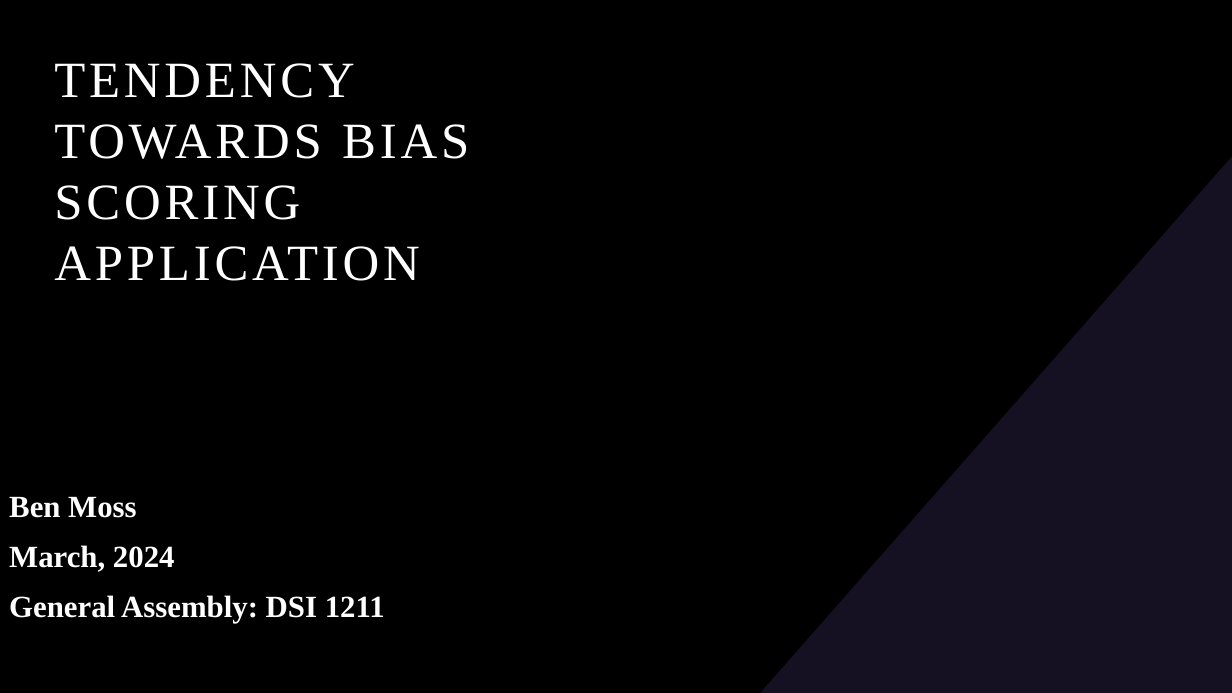
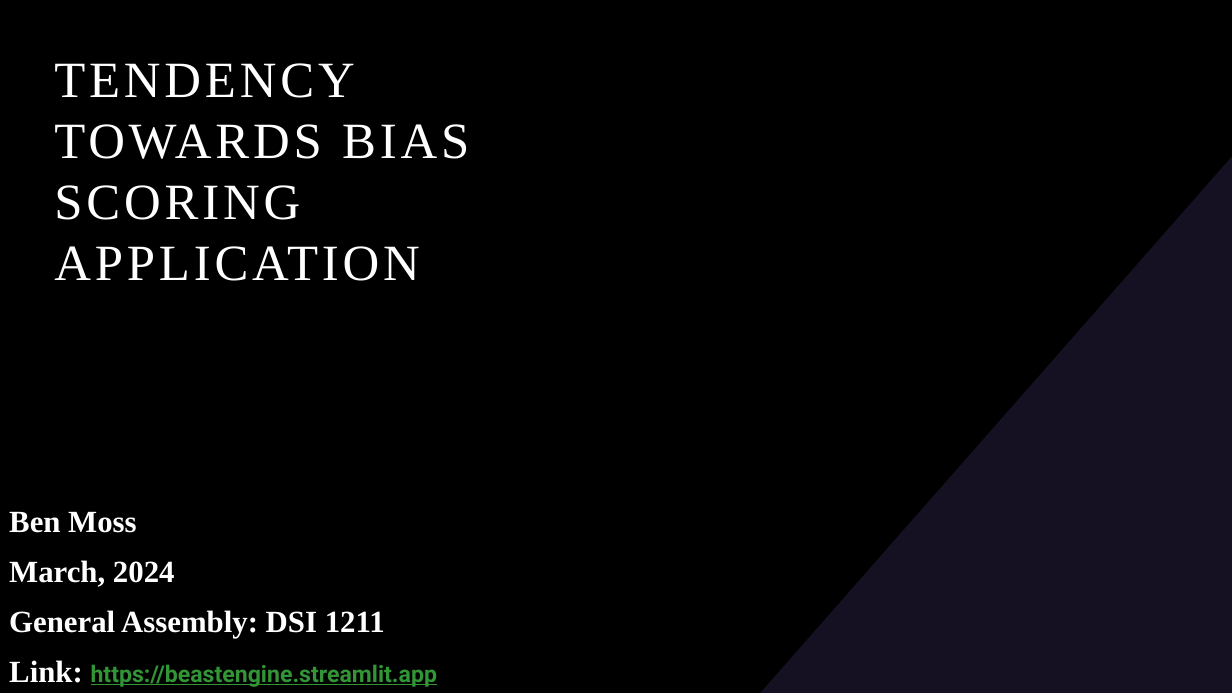
Before and after one commit to BenjaminRocco/Capstone_Project, a slide deck: slide 1 of Capstone_Presentation.pptx. Drawn at 1232x693 pixels with LibreOffice and Linux fonts; fonts in the diff are those of the drawing; background and template pictures are left out. Boxes give left, top, right and bottom in pixels: in the first picture for what was removed or moved away, otherwise in the second. Text is boxed around its words. In the diff, an @@ line names an element or a change of style, - is before the commit and + after.

```diff
--- a/Capstone_Presentation.pptx
+++ b/Capstone_Presentation.pptx
@@ subtitle "Ben Moss": place and size @@
-subtitle "Ben Moss" at [9, 496, 385, 623]
+subtitle "Ben Moss" at [9, 511, 438, 687]
@@ subtitle at [9, 660, 438, 687]: paragraph added @@
+Link: https://beastengine.streamlit.app
```
Also in this commit, not shown: 8 other slides changed, 5 slides added, 13 other files.
